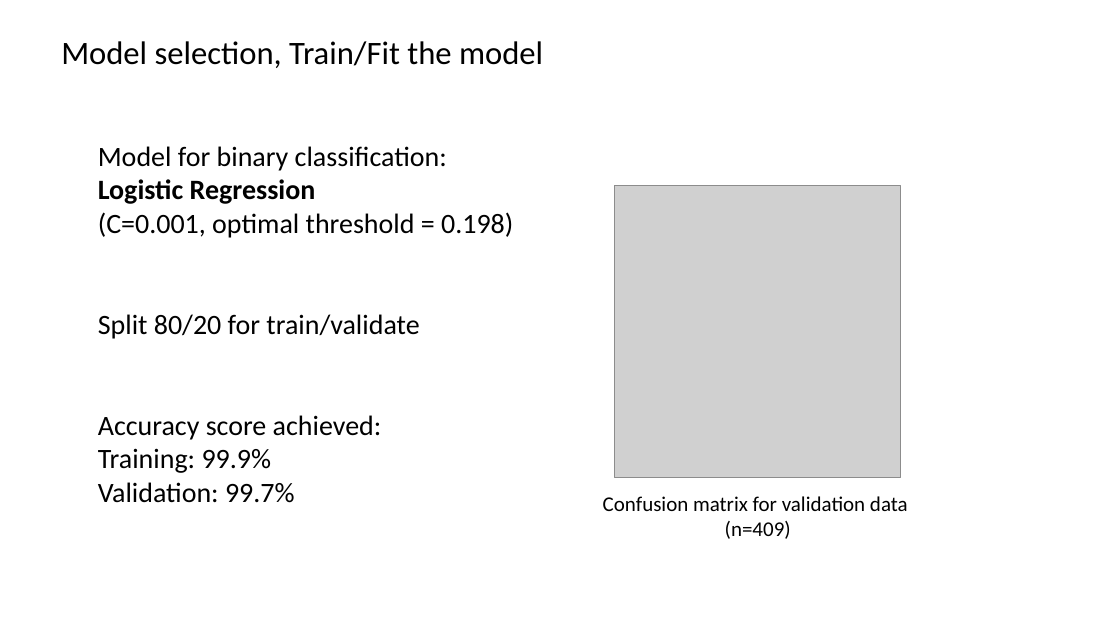
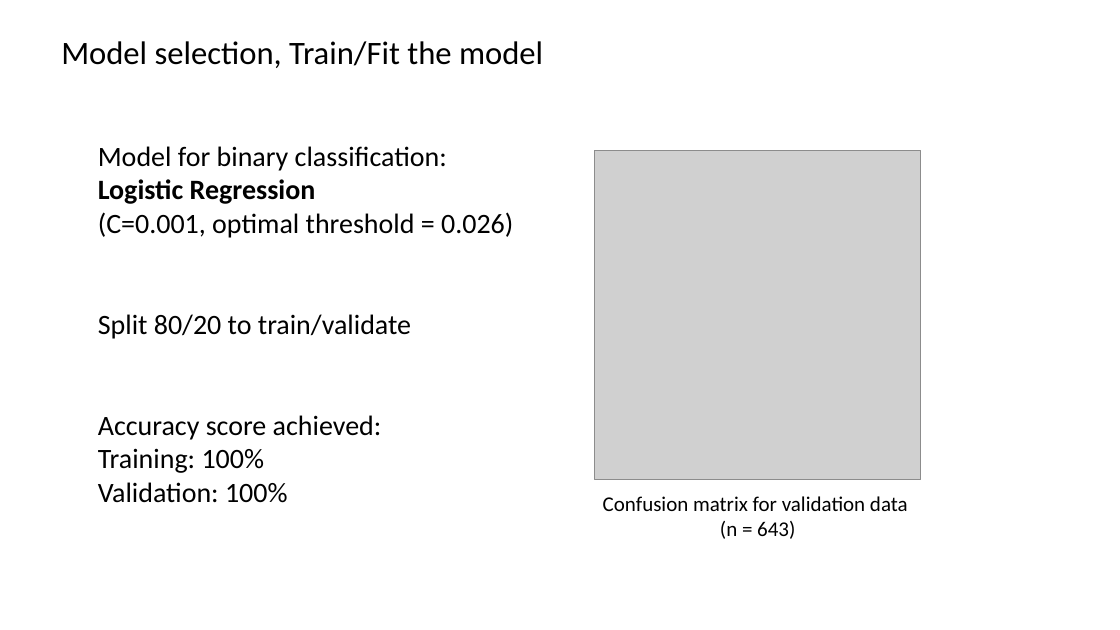
Before and after one commit to JNYH/ecg_vbeat, a slide deck: slide 6 of ecg_vbeat.pptx (slide 5 before the commit). Drawn at 1120x630 pixels with LibreOffice and Linux fonts; fonts in the diff are those of the drawing; grey boxes stand for pictures. Boxes give left, top, right and bottom in pixels: in the first picture for what was removed or moved away, otherwise in the second. Text is boxed around its words. In the diff, an @@ line names an element or a change of style, - is before the commit and + after.

```diff
--- a/ecg_vbeat.pptx
+++ b/ecg_vbeat.pptx
@@ picture: place and size @@
-picture at (615,186,902,478)
+picture at (595,150,922,481)
@@ text at (98,212,513,339): text changed @@
-(C=0.001, optimal threshold = 0.198)
-Split 80/20 for train/validate
+(C=0.001, optimal threshold = 0.026)
+Split 80/20 to train/validate
@@ text at (98,448,288,503): text changed @@
-Training: 99.9%
-Validation: 99.7%
+Training: 100%
+Validation: 100%
@@ text at (720,521,795,539): text changed @@
-(n=409)
+(n = 643)
```
Also in this commit, not shown: 5 other slides changed, 2 other files.
